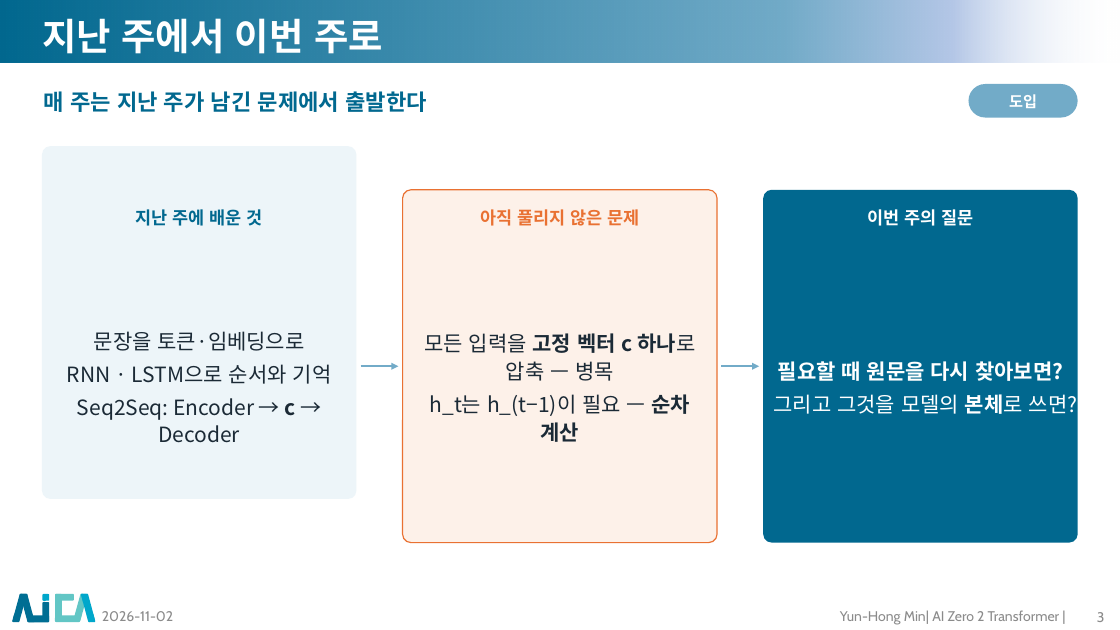
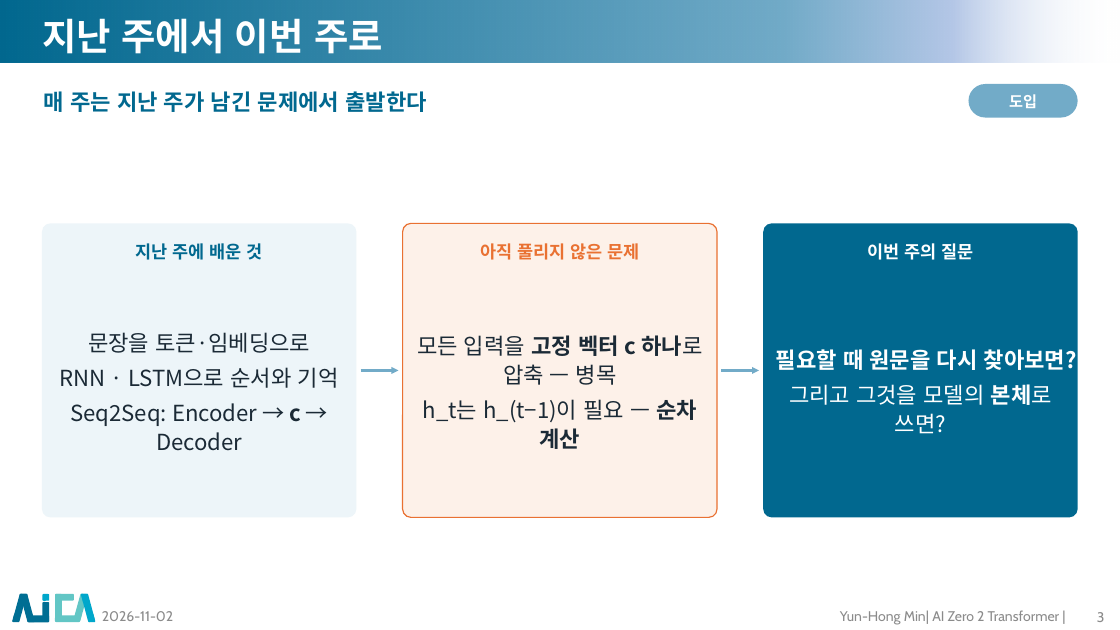
Before and after one commit to myunhh/AI-Zero-2-Transformers, a slide deck: slide 3 of lectures/week05_attention.pptx. Drawn at 1120x630 pixels with LibreOffice and Linux fonts; fonts in the diff are those of the drawing; background and template pictures are left out. Boxes give left, top, right and bottom in pixels: in the first picture for what was removed or moved away, otherwise in the second. Text is boxed around its words. In the diff, an @@ line names an element or a change of style, - is before the commit and + after.

```diff
--- a/lectures/week05_attention.pptx
+++ b/lectures/week05_attention.pptx
@@ proportions changed in 3 elements at bbox=[402, 223, 717, 518], bbox=[764, 223, 1078, 518], bbox=[42, 223, 356, 518] @@
@@ rounded rectangle: place and size @@
-rounded rectangle at bbox=[42, 146, 356, 499]
+rounded rectangle at bbox=[42, 223, 356, 518]
@@ rounded rectangle: place and size @@
-rounded rectangle at bbox=[402, 190, 717, 543]
+rounded rectangle at bbox=[402, 223, 717, 518]
@@ rounded rectangle: place and size @@
-rounded rectangle at bbox=[764, 190, 1078, 543]
+rounded rectangle at bbox=[764, 223, 1078, 518]
@@ 3 texts: place and size @@
-3 texts at bbox=[135, 209, 973, 226]
+3 texts at bbox=[135, 243, 973, 260]
@@ text "문장을 토큰·임베딩으로": place and size @@
-text "문장을 토큰·임베딩으로" at bbox=[67, 331, 332, 443]
+text "문장을 토큰·임베딩으로" at bbox=[60, 332, 339, 451]
@@ text "모든 입력을 고정 벡터 c ...": place and size @@
-text "모든 입력을 고정 벡터 c ..." at bbox=[424, 333, 695, 442]
+text "모든 입력을 고정 벡터 c ..." at bbox=[417, 335, 703, 449]
@@ size 18 to 19 pt in 3 elements at bbox=[60, 332, 339, 451], bbox=[417, 335, 703, 449], bbox=[776, 349, 1077, 434] @@
@@ text "필요할 때 원문을 다시 찾아보면?": place and size @@
-text "필요할 때 원문을 다시 찾아보면?" at bbox=[773, 361, 1078, 417]
+text "필요할 때 원문을 다시 찾아보면?" at bbox=[776, 349, 1077, 434]
@@ arrow moved from (360, 366) - (398, 366) to (360, 371) - (398, 371) @@
@@ arrow moved from (722, 366) - (760, 366) to (722, 371) - (760, 371) @@
```
Also in this commit, not shown: 32 other slides changed, 12 other files.
